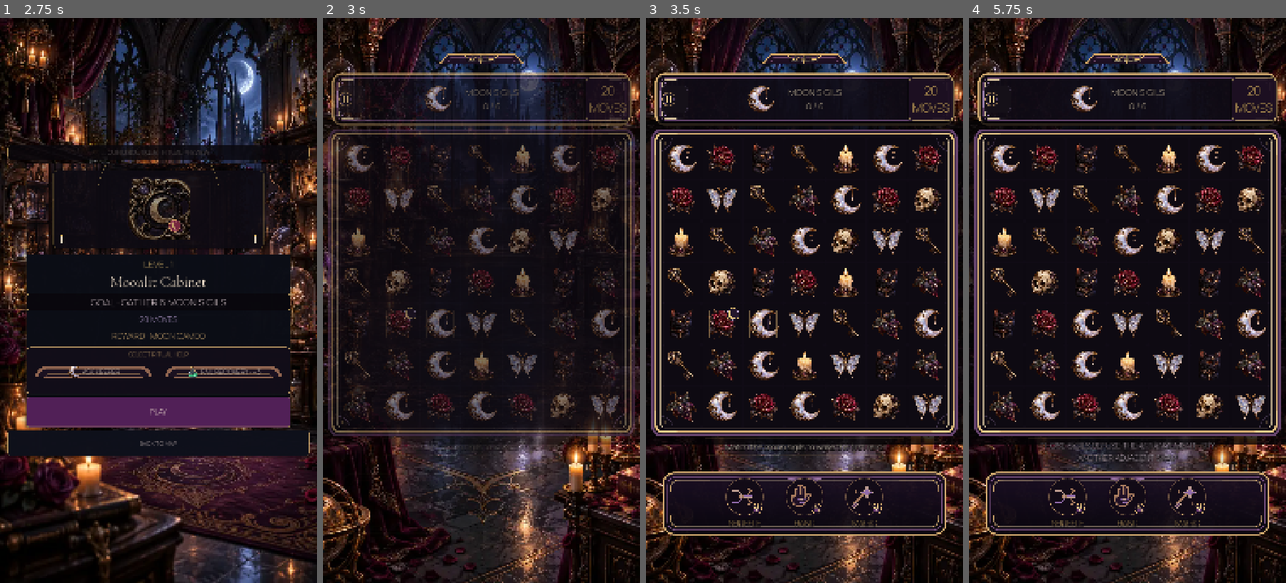
Above: before the commit, frames 1-4 (left to right).
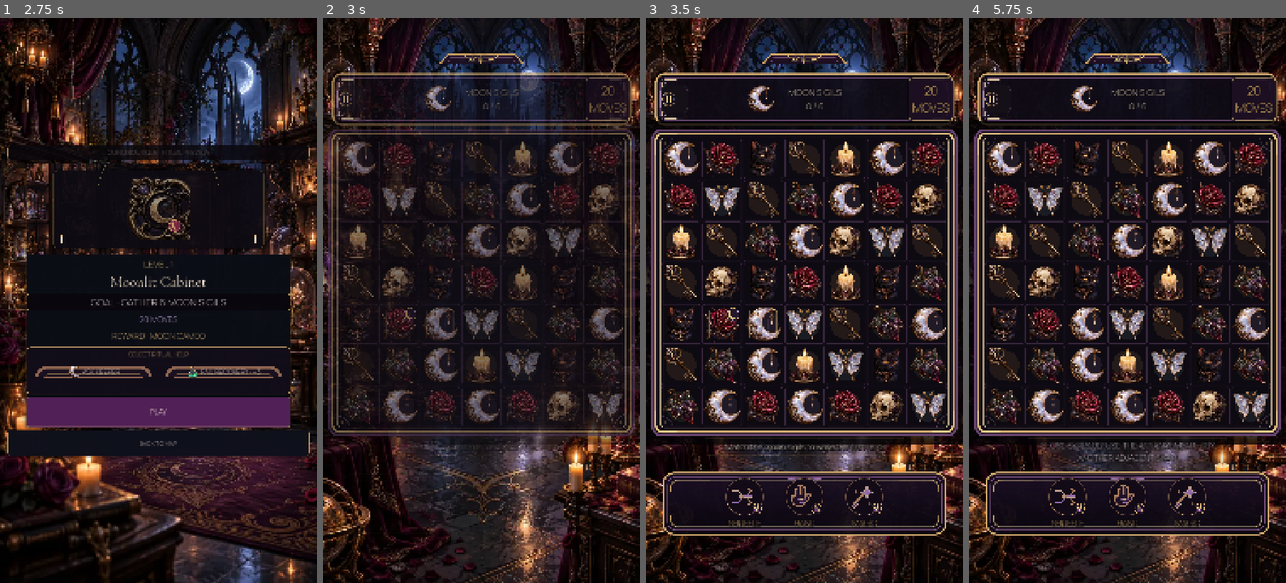
Above: after the commit, the same moments.

Repository: Jay-prodesign/akilta-match3
Game: Godot game, scene res://src/app/app_bootstrap.tscn
Same seed, same stepped clock (60 frames per second), same inputs: the game is played once before the commit and once after it.
Inputs (mouse positions are in pixels of both pictures, inside the frame that each line leads up to):
- Up to frame 1 (2.75 s): click "ENTER THE HOUSE" at 0.5 s; click "PLAY LEVEL 1" at 1.25 s; click "1" at 2 s
- Up to frame 2 (3 s): click "PLAY" at 2.75 s
- Up to frame 3 (3.5 s): no input
- Up to frame 4 (5.75 s): click (997, 97) at 3.5 s; click "RESTART LEVEL" at 4.25 s; tap Enter at 5 s; drag from (1127, 283) to (1159, 176) at 5.02 s

Frame 1 is identical in both runs. In frame 2, 7.3% of the frame differs, in the area x 5-95%, y 21-72%; in frame 3, 14%; in frame 4, 14%, in the area x 4-96%, y 21-73%.

Commit message:
Increase gameplay piece presence and board material depth

Diff:
--- a/src/match3/presentation/board_view.gd
+++ b/src/match3/presentation/board_view.gd
@@ -870,7 +870,7 @@
 func _draw_cell(rect: Rect2, pos: Vector2i) -> void:
 	var radius := rect.size.x * 0.18
 	draw_style_box(_cell_box(radius), rect)
-	var inset := rect.grow(-rect.size.x * 0.045)
+	var inset := rect.grow(-rect.size.x * 0.02)
 	if _tracking and pos == _pressed_cell and not _motion_active:
 		inset = _piece_rect(_cell_center(pos), 1.04)
 	var family: String = String(board_state.get_cell(pos))
@@ -900,8 +900,8 @@
 	elif _visual_profile == "thornlight_arrangement":
 		fill = Color("#160D14", 0.60)
 	box.bg_color = fill
-	box.border_color = Color(GOLD, 0.22) if _high_contrast else Color(0, 0, 0, 0)
-	box.set_border_width_all(1 if _high_contrast else 0)
+	box.border_color = Color(GOLD, 0.28) if _high_contrast else Color("#76517D", 0.16)
+	box.set_border_width_all(1)
 	box.set_corner_radius_all(int(maxf(5.0, radius * 0.28)))
 	box.shadow_color = Color(0, 0, 0, 0.24)
 	box.shadow_size = 2
@@ -912,20 +912,23 @@
 		return
 	var texture := PieceAssetLoader.texture_for_profile(_visual_profile, family)
 	if texture != null:
-		var render_scale := 0.96
+		var render_scale := 1.08
 		match family:
 			"skull":
-				render_scale = 0.86
+				render_scale = 1.00
 			"key":
-				render_scale = 0.90
+				render_scale = 1.04
 			"candle":
-				render_scale = 0.92
+				render_scale = 1.05
 			"cat":
-				render_scale = 0.93
+				render_scale = 1.05
 			"moth":
-				render_scale = 0.95
+				render_scale = 1.07
 			_:
-				render_scale = 0.96
+				render_scale = 1.08
+		var glow := Color(descriptor.get("color", GOLD))
+		glow.a = 0.10 if not _high_contrast else 0.16
+		draw_circle(rect.get_center(), minf(rect.size.x, rect.size.y) * 0.40, glow)
 		var asset_size := rect.size * render_scale
 		var asset_rect := Rect2(rect.get_center() - asset_size * 0.5, asset_size)
 		draw_texture_rect(texture, asset_rect, false)
